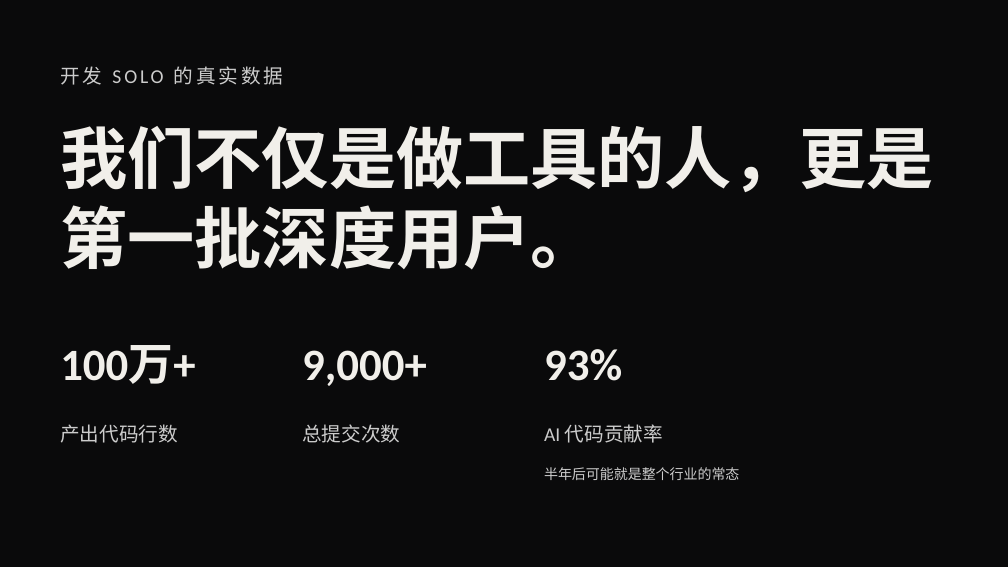
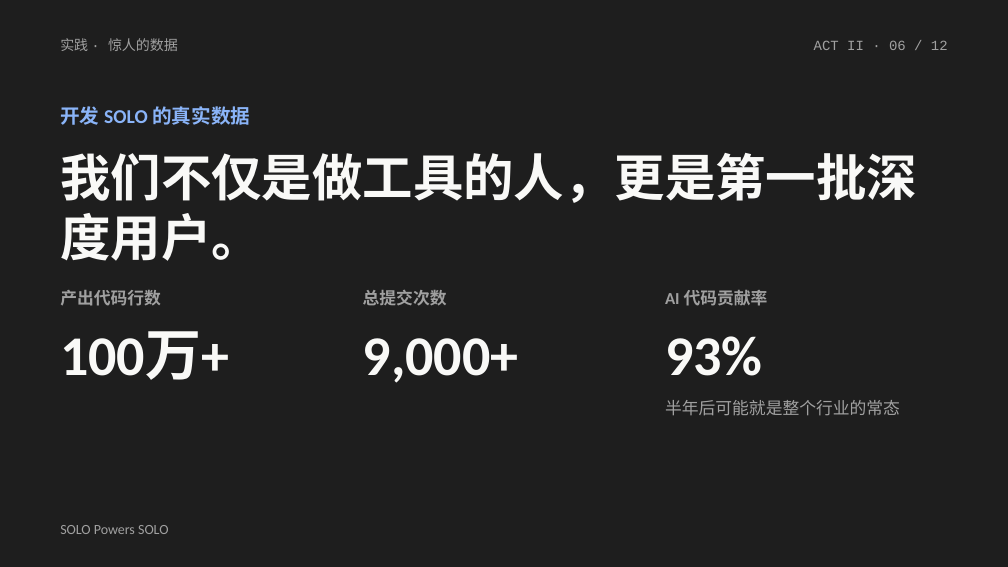
Before and after one commit to atian25/ppt-test, a slide deck: slide 6 of SOLO-0408-直播/ppt/SOLO_0418_直播.pptx. Drawn at 1008x567 pixels with LibreOffice and Linux fonts; fonts in the diff are those of the drawing. Boxes give left, top, right and bottom in pixels: in the first picture for what was removed or moved away, otherwise in the second. Text is boxed around its words. In the diff, an @@ line names an element or a change of style, - is before the commit and + after.

```diff
--- a/SOLO-0408-直播/ppt/SOLO_0418_直播.pptx
+++ b/SOLO-0408-直播/ppt/SOLO_0418_直播.pptx
@@ background #0A0A0B to #1E1E1E @@
@@ text added at box(60, 38, 178, 51), 10 pt, text #A0A0A0 @@
+实践 · 惊人的数据
@@ text added at box(814, 40, 948, 50), 10 pt, text #A0A0A0 @@
+ACT II · 06 / 12
@@ text "开发 SOLO 的真实数据": place and size @@
-text "开发 SOLO 的真实数据" at box(60, 66, 283, 85)
+text "开发 SOLO 的真实数据" at box(60, 106, 250, 125)
@@ text "开发 SOLO 的真实数据" at box(60, 106, 250, 125): text colour #CCCCCC to #8AB4F8, letter spacing 2 to 0 pt, bold on @@
@@ text "我们不仅是做工具的人，更是第一批深度用户。": place and size @@
-text "我们不仅是做工具的人，更是第一批深度用户。" at box(60, 126, 933, 270)
+text "我们不仅是做工具的人，更是第一批深度用户。" at box(60, 153, 917, 261)
@@ text "我们不仅是做工具的人，更是第一批深度用户。" at box(60, 153, 917, 261): size 48 to 36 pt, text colour #F1EFEA to #F9F9F7; vertical alignment middle to top @@
@@ text "产出代码行数": place and size @@
-text "产出代码行数" at box(60, 424, 178, 443)
+text "产出代码行数" at box(60, 290, 161, 306)
@@ text "总提交次数": place and size @@
-text "总提交次数" at box(302, 424, 400, 443)
+text "总提交次数" at box(363, 290, 447, 306)
@@ size 14 to 12 pt, text colour #CCCCCC to #A0A0A0, bold on in 3 elements at box(60, 290, 161, 306), box(363, 290, 447, 306), box(665, 290, 768, 306) @@
@@ text "AI 代码贡献率": place and size @@
-text "AI 代码贡献率" at box(544, 424, 663, 443)
+text "AI 代码贡献率" at box(665, 290, 768, 306)
@@ text "100万+": place and size @@
-text "100万+" at box(60, 345, 195, 384)
+text "100万+" at box(60, 331, 229, 380)
@@ text "9,000+": place and size @@
-text "9,000+" at box(302, 350, 427, 386)
+text "9,000+" at box(363, 338, 519, 383)
@@ size 32 to 40 pt, text colour #F1EFEA to #F9F9F7 in 3 elements at box(60, 331, 229, 380), box(363, 338, 519, 383), box(665, 336, 762, 376) @@
@@ text "93%": place and size @@
-text "93%" at box(544, 349, 622, 381)
+text "93%" at box(665, 336, 762, 376)
@@ text "半年后可能就是整个行业的常态": place and size @@
-text "半年后可能就是整个行业的常态" at box(544, 467, 739, 480)
+text "半年后可能就是整个行业的常态" at box(665, 400, 900, 416)
@@ text "半年后可能就是整个行业的常态" at box(665, 400, 900, 416): size 10 to 12 pt, text colour #CCCCCC to #A0A0A0 @@
@@ text added at box(60, 525, 168, 534), 10 pt, text #A0A0A0 @@
+SOLO Powers SOLO
```
Also in this commit, not shown: 11 other slides changed, 1 other file.
